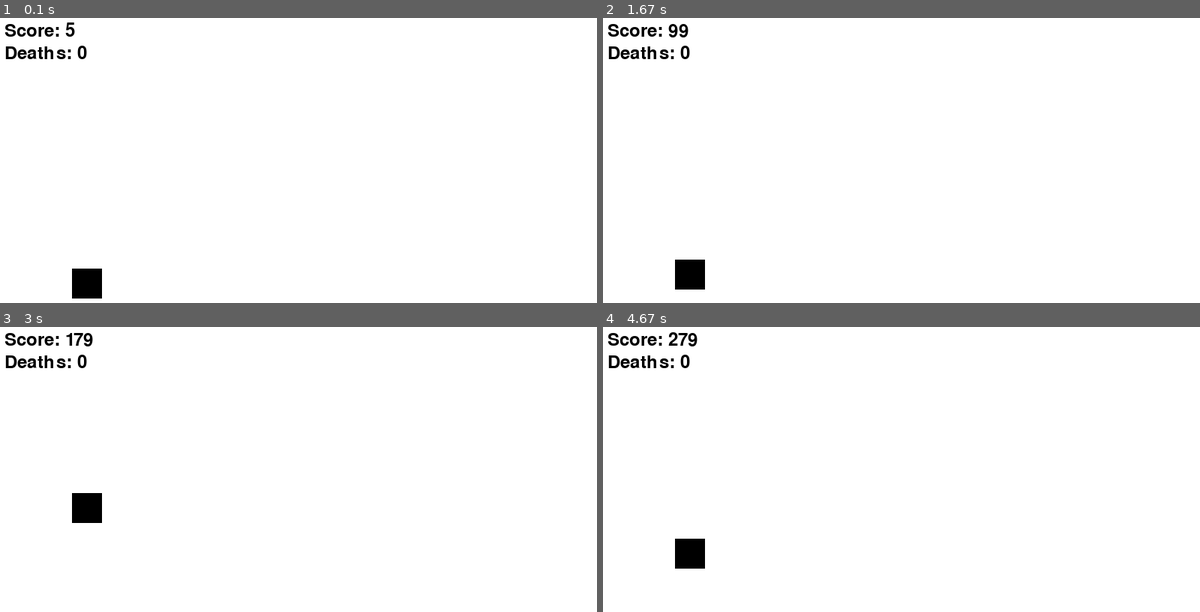
Above: before the commit, frames 1-4 (two rows, left to right).
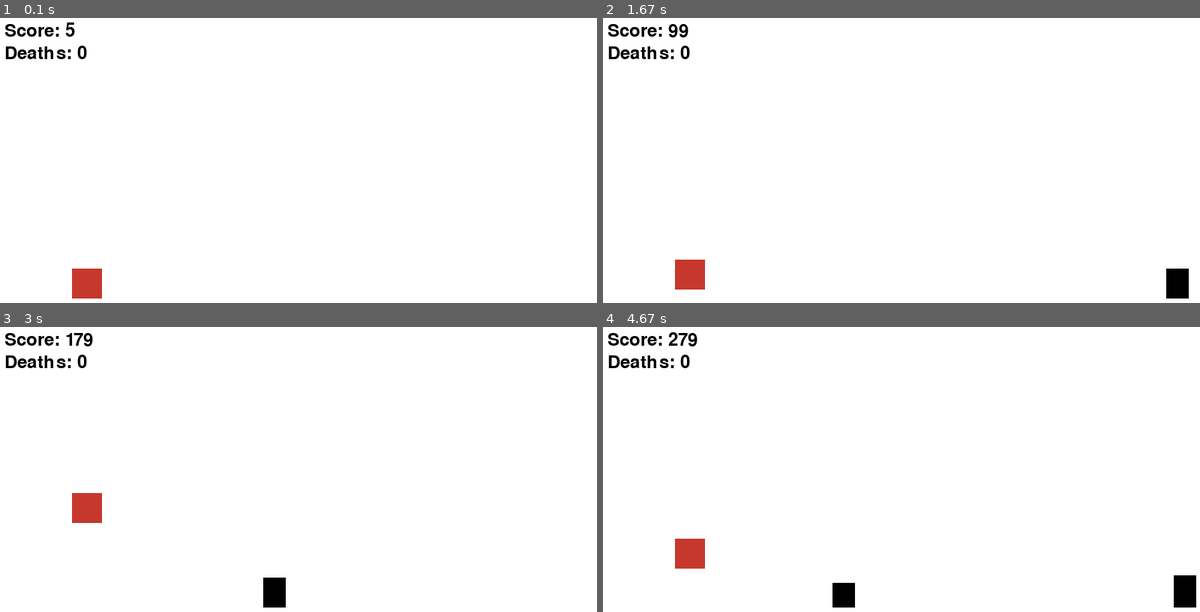
Above: after the commit, the same moments.

Repository: 9h8y649q5w-netizen/Pygame-internal
Game: pygame game, started from Impossible-Dash.py
Two runs of this game, one before a commit and one after it. Both use one fixed random seed, a clock stepped at 60 frames per second and the inputs below.
Inputs:
- Up to frame 1 (0.1 s): no input
- Up to frame 2 (1.67 s): tap Space at 0.33, 0.73, 1.03, 1.23, 1.57 s
- Up to frame 3 (3 s): tap Space at 1.87, 2.07, 2.37, 2.63 s
- Up to frame 4 (4.67 s): tap Space at 3.4, 3.8, 4.1 s

The runs differ from the first frame. In frame 1, 0.5% of the frame differs, in the area x 12-18%, y 87-99%; in frame 2, 0.9%; in frame 3, 0.9%; in frame 4, 1.3%, in the area x 12-100%, y 74-99%.

Commit message:
adding obstacles to the game

Diff:
--- a/Impossible-Dash.py
+++ b/Impossible-Dash.py
@@ -10,7 +10,6 @@
 first step is to create the gui,
 second step is to create the player and the obstacles,
 third step is to add the scoring system and the death counter,'''
-
 
 
 
@@ -39,6 +38,10 @@
 
 # =====================
 # Player Class
+
+
+''' This definds the player object which creates an object that the player can control, if the user presses the space bar,
+the object will jump, if the user makes the object tuch another object the user will die.'''
 # =====================
 class Player:
     def __init__(self):
@@ -46,6 +49,7 @@
         self.y = HEIGHT - 60
         self.width = 40
         self.height = 40
+        self.image = pygame.transform.scale(pygame.image.load("assets/Character.png"), (self.width, self.height))
         self.vel_y = 0
         self.on_ground = True
 
@@ -65,7 +69,36 @@
             self.on_ground = True
 
     def draw(self, screen):
-        pygame.draw.rect(screen, BLACK, (self.x, self.y, self.width, self.height))
+        screen.blit(self.image, (self.x, self.y))
+
+    def get_rect(self):
+        return pygame.Rect(self.x, self.y, self.width, self.height)
+
+    # =====================
+# Obstacle Class
+
+''' This this definds an object which the player can jump on or over,
+however I have not finished coding so if the user tuches the
+object, the user will die. '''
+
+# =====================
+class Obstacle:
+    def __init__(self):
+        self.width = 30
+        self.height = random.randint(30, 60)
+        self.x = WIDTH
+        self.y = HEIGHT - self.height - 20
+        self.image = pygame.transform.scale(pygame.image.load("assets/Object.png"), (self.width, self.height))
+        self.speed = 5
+
+    def update(self):
+        self.x -= self.speed
+
+    def draw(self, screen):
+        screen.blit(self.image, (self.x, self.y))
+
+    def off_screen(self):
+        return self.x < -self.width
 
     def get_rect(self):
         return pygame.Rect(self.x, self.y, self.width, self.height)
@@ -100,19 +133,37 @@
         # Spawn obstacles
         spawn_timer += 1
         if spawn_timer > 90:
+            obstacles.append(Obstacle())
             spawn_timer = 0
 
         # Update player
         player.update()
 
+        # Update obstacles
+        for obstacle in obstacles:
+            obstacle.update()
+
+        # Remove off-screen obstacles
+        obstacles = [o for o in obstacles if not o.off_screen()]
+
         # Collision detection
         player_rect = player.get_rect()
+        for obstacle in obstacles:
+            if player_rect.colliderect(obstacle.get_rect()):
+                deaths += 1
+                player = Player()
+                obstacles.clear()
+                score = 0
+                break
 
         # Update score
         score += 1
 
         # Draw everything
         player.draw(screen)
+        for obstacle in obstacles:
+            obstacle.draw(screen)
+
 
 
         # UI text
